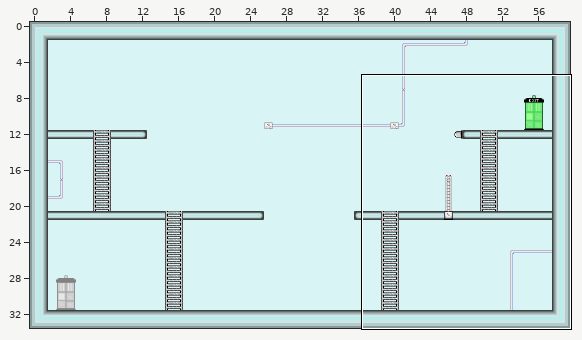
Tiled map -- assets/level2.tmx. Above, an overview of the earlier version with the close-up marked.
Close-up. Before:
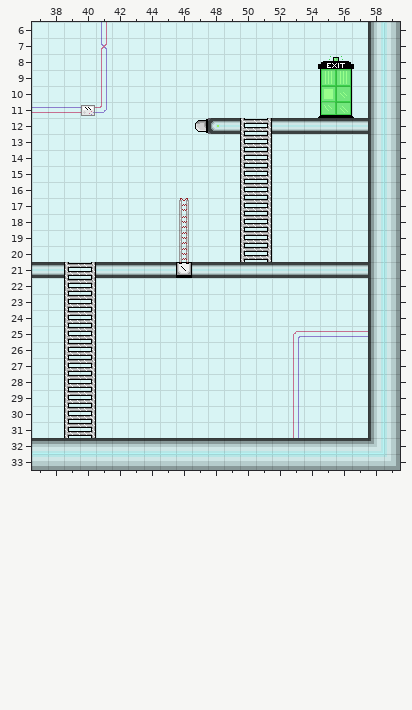
Cells are 16x16 px. Shown: x 37..59, y 6..33. The commit also changed other parts of the map, which this record leaves out.
The result:
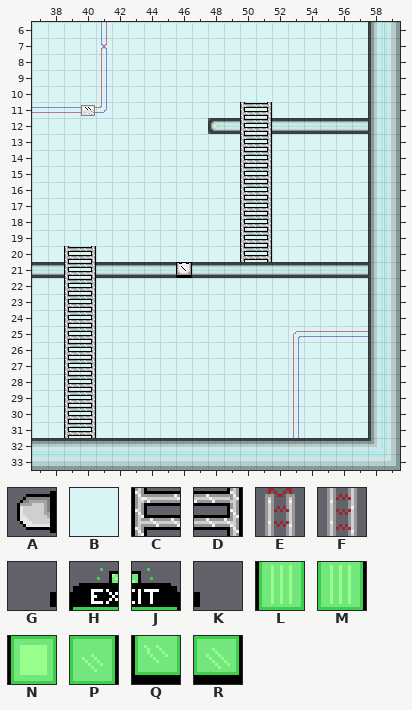
Key: from "Tilez": A 465, B 655, C 771, D 772, E 774, F 838, G 1088, H 1089, J 1090, K 1091, L 1153, M 1154, N 1217, P 1218, Q 1281, R 1282.
_ is an empty cell.
Tiles replaced or removed in this view: A, B, E, F, G, H, J, K, L, M, N, P, Q, R.
Tiles of an added or newly shown layer are drawn over the layers below it.
The edit:
Changed rows in their new state; . is an unchanged cell.
Layer "Calque de Tile 1" (removed):
first column x 47:
 8 .......____
11 ...__......
12 _..........
first column x 39:
17 ......._
18 ......._
19 ......._
20 __....._
Layer "Calque 2" (removed):
first column x 47:
 8 .......____
 9 ........__.
10 ........__.
11 ........__.
12 _..........
first column x 46:
17 _
18 _
19 _
20 _
Layer "bg" (added):
first column x 47:
 8 .......BBBB
 9 ........BB.
10 ........BB.
11 ...BB...BB.
12 B..........
first column x 39:
17 .......B
18 .......B
19 .......B
20 BB.....B
Layer "echelles" (added):
first column x 50:
11 CD
first column x 39:
20 CD
Changed places in both close-ups, as pixel boxes (x1, y1, x2, y2):
changed: (318, 56, 354, 118)
changed: (240, 102, 272, 118)
changed: (195, 119, 208, 133)
changed: (179, 198, 189, 262)
changed: (64, 246, 96, 262)
